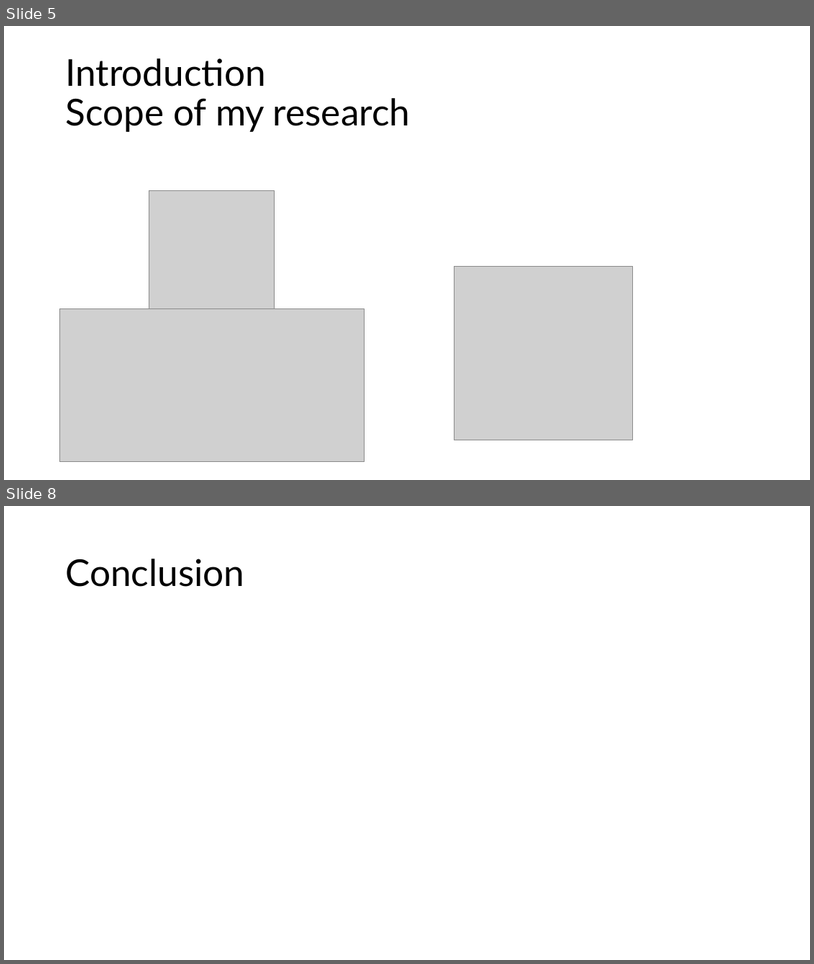
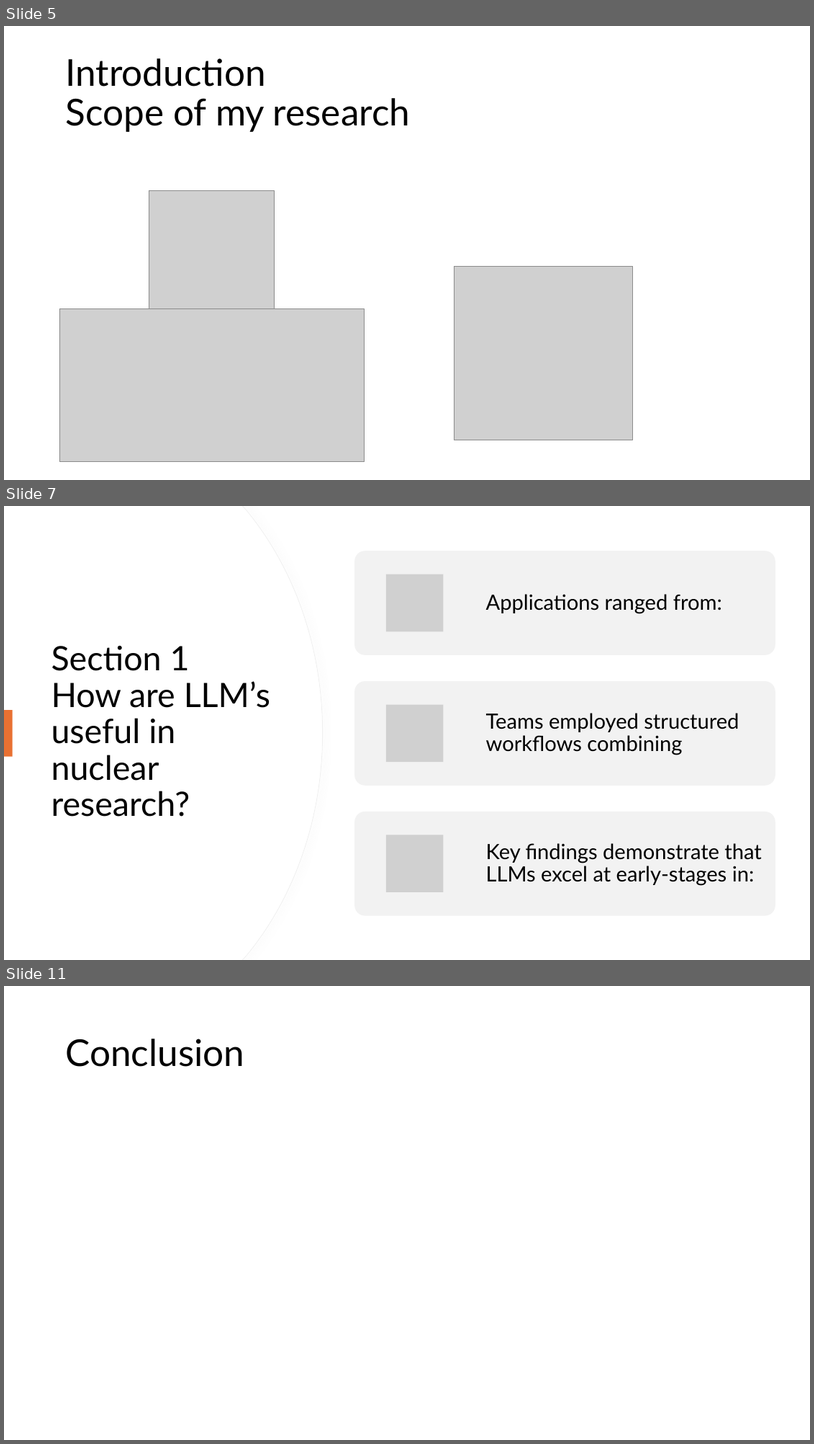
Before and after one commit to AveryStainles/G40A04, a slide deck: avalleevezina_G40_A04_Presentation_Draft.pptx. Shown one above the other, each under a label of ours: slides 5 and 8 before the commit, slides 5, 7 and 11 after it; the slides between them are not shown. The pictures are 814x964 and 814x1444 pixels, drawn with LibreOffice and Linux fonts; fonts in the diff are those of the drawing; grey boxes stand for pictures. Boxes give left, top, right and bottom in pixels: in the first picture for what was removed or moved away, otherwise in the second. Text is boxed around its words. In the diff, an @@ line names an element or a change of style, - is before the commit and + after.

```diff
--- a/avalleevezina_G40_A04_Presentation_Draft.pptx
+++ b/avalleevezina_G40_A04_Presentation_Draft.pptx
@@ slide 7 added at (x1=4, y1=506, x2=810, y2=960), background #FFFFFF @@
@@ freeform shape added at (x1=4, y1=506, x2=323, y2=960), fill #FFFFFF, outline #EFEFEF 0.75 pt @@
@@ freeform shape added at (x1=4, y1=506, x2=322, y2=960), fill #FFFFFF @@
@@ title added at (x1=52, y1=646, x2=270, y2=816), 40 pt, text #000000 @@
+Section 1
+How are LLM’s useful in nuclear research?
@@ rectangle added at (x1=4, y1=710, x2=13, y2=757), fill #E97132 @@
@@ group added at (x1=355, y1=551, x2=776, y2=916): 3 rounded rectangles, 3 pictures, 3 texts @@
+Applications ranged from:
+Teams employed structured workflows combining
+Key findings demonstrate that LLMs excel at early-stages in:
@@ what was slide 8 is now slide 11 @@
```
Also in this commit, not shown: 4 slides changed, 2 other slides added, 5 other files.
